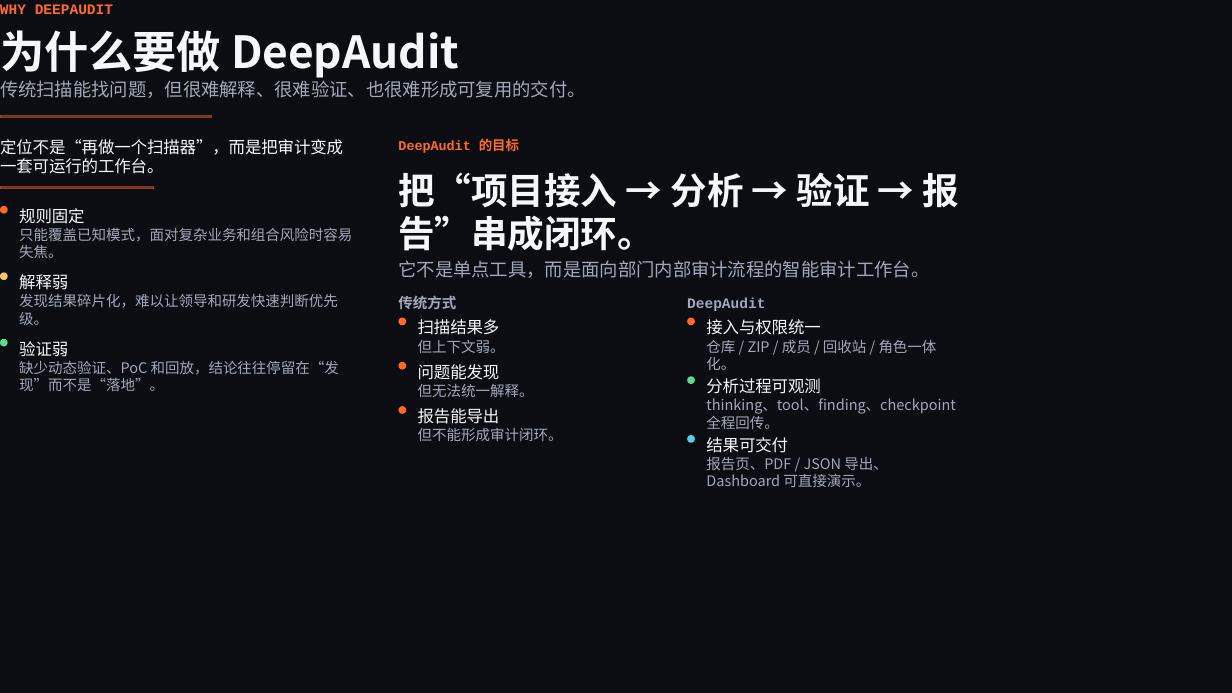
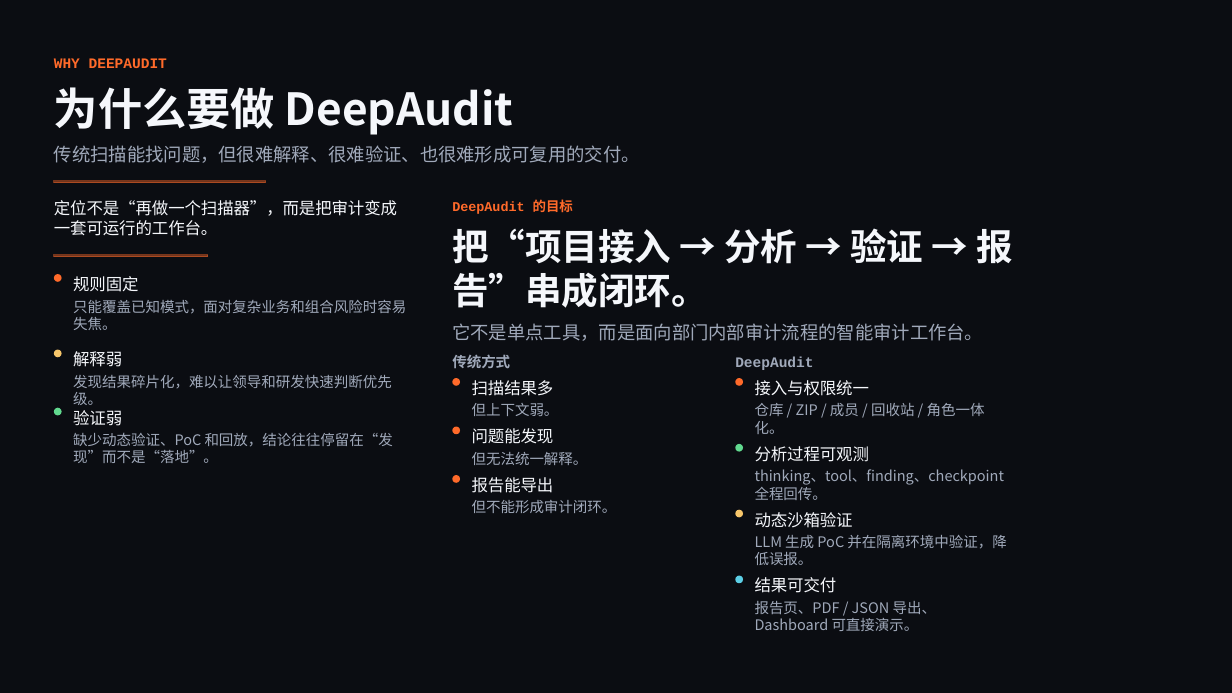
Before and after one commit to zrqg-znb/Focus_Admin, a slide deck: slide 2 of tmp/presentations/deepaudit-report/output/output.pptx. Drawn at 1232x693 pixels with LibreOffice and Linux fonts; fonts in the diff are those of the drawing. Boxes give left, top, right and bottom in pixels: in the first picture for what was removed or moved away, otherwise in the second. Text is boxed around its words. In the diff, an @@ line names an element or a change of style, - is before the commit and + after.

Commit message:
docs(presentation): 更新 DeepAudit 智能审计平台汇报材料
- 重构开场说明，突出平台已从单点功能发展为完整闭环
- 优化 Why DeepAudit 页面布局，调整间距参数并新增沙箱验证要点
- 新增多智能体架构页面，详述 Orchestrator 编排器与专业子 Agent 设计
- 新增工具生态与沙箱验证页面，涵盖 20+ 安全工具和 Docker 隔离执行机制
- 扩展功能全景页面，增加对象模型与主链关系说明
- 完善架构设计页面，细化后端子域划分与核心对象说明
- 重构实现方法页面，强调执行链、遥测健壮性与实时层关键技术
- 新增知识库配置页面，规范分层知识管理与模型参数控制
- 调整演示顺序说明，优化现场操作流程与兜底方案
- 更新阶段成果页面，明确已完成功能与后续发展规划

```diff
--- a/tmp/presentations/deepaudit-report/output/output.pptx
+++ b/tmp/presentations/deepaudit-report/output/output.pptx
@@ text "WHY DEEPAUDIT" moved from (x1=0, y1=4, x2=113, y2=14) to (x1=54, y1=58, x2=167, y2=68) @@
@@ text "为什么要做 DeepAudit" moved from (x1=0, y1=30, x2=459, y2=78) to (x1=54, y1=87, x2=513, y2=135) @@
@@ text "传统扫描能找问题，但很难解释、很难验证、也很难形成可复用的交付。" moved from (x1=0, y1=77, x2=586, y2=98) to (x1=54, y1=145, x2=640, y2=163) @@
@@ 2 texts, 1 ellipse, 1 rectangle moved together from (x1=0, y1=116, x2=505, y2=380) to (x1=54, y1=181, x2=559, y2=444) @@
@@ text "定位不是“再做一个扫描器”，而是把审计变成一套可运行的工作台。" moved from (x1=0, y1=139, x2=343, y2=174) to (x1=54, y1=200, x2=397, y2=236) @@
@@ text "把“项目接入 → 分析 → 验证 ..." moved from (x1=398, y1=172, x2=960, y2=251) to (x1=452, y1=228, x2=1014, y2=308) @@
@@ text "只能覆盖已知模式，面对复杂业务和组合风险时容易失焦。" moved from (x1=19, y1=228, x2=352, y2=258) to (x1=73, y1=300, x2=406, y2=330) @@
@@ text "它不是单点工具，而是面向部门内部审计流程的智能审计工作台。" moved from (x1=398, y1=260, x2=929, y2=278) to (x1=452, y1=323, x2=983, y2=341) @@
@@ ellipse moved from (x1=0, y1=273, x2=7, y2=280) to (x1=54, y1=349, x2=61, y2=357) @@
@@ text "解释弱" moved from (x1=19, y1=274, x2=68, y2=290) to (x1=73, y1=351, x2=122, y2=367) @@
@@ text "发现结果碎片化，难以让领导和研发快速判断优先级。" rewrapped from (x1=19, y1=294, x2=338, y2=325) to (x1=73, y1=375, x2=392, y2=388) @@
@@ 3 texts, 1 ellipse moved together from (x1=398, y1=138, x2=519, y2=335) to (x1=452, y1=199, x2=573, y2=396) @@
@@ 2 texts, 1 ellipse moved together from (x1=687, y1=297, x2=820, y2=335) to (x1=735, y1=356, x2=869, y2=396) @@
@@ text "仓库 / ZIP / 成员 ..." moved from (x1=706, y1=340, x2=937, y2=370) to (x1=755, y1=403, x2=985, y2=434) @@
@@ text "缺少动态验证、PoC 和回放，结论往往停留在“发现”而不是“落地”。" moved from (x1=19, y1=361, x2=339, y2=391) to (x1=73, y1=433, x2=393, y2=463) @@
@@ ellipse moved from (x1=688, y1=376, x2=695, y2=384) to (x1=736, y1=444, x2=743, y2=451) @@
@@ text "分析过程可观测" moved from (x1=706, y1=378, x2=820, y2=394) to (x1=755, y1=446, x2=869, y2=462) @@
@@ 3 texts, 3 ellipses, 1 rectangle moved together from (x1=0, y1=187, x2=500, y2=424) to (x1=54, y1=255, x2=554, y2=493) @@
@@ text "但无法统一解释。" moved from (x1=418, y1=384, x2=534, y2=397) to (x1=472, y1=452, x2=588, y2=465) @@
@@ text "thinking、tool、finding、checkpoint 全程回传。" moved from (x1=706, y1=398, x2=955, y2=429) to (x1=755, y1=469, x2=1004, y2=500) @@
@@ text "但不能形成审计闭环。" moved from (x1=418, y1=428, x2=563, y2=441) to (x1=472, y1=500, x2=617, y2=513) @@
@@ ellipse moved from (x1=688, y1=435, x2=695, y2=443) to (x1=736, y1=510, x2=743, y2=518) @@
@@ ellipse at (x1=736, y1=510, x2=743, y2=518): fill #5CCFE6 to #F7C66B @@
@@ text added at (x1=755, y1=512, x2=853, y2=528), 12.8 pt, text #F5F7FB @@
+动态沙箱验证
@@ text added at (x1=755, y1=535, x2=1006, y2=565), 11.2 pt, text #A0A9BA @@
+LLM 生成 PoC 并在隔离环境中验证，降低误报。
@@ ellipse added at (x1=736, y1=576, x2=743, y2=583), fill #5CCFE6 @@
@@ text "结果可交付" moved from (x1=706, y1=437, x2=788, y2=453) to (x1=755, y1=577, x2=837, y2=593) @@
@@ text "报告页、PDF / JSON 导出、Dashboard 可直接演示。" moved from (x1=706, y1=457, x2=887, y2=487) to (x1=755, y1=601, x2=936, y2=631) @@
```
Also in this commit, not shown: 7 other slides changed, 4 slides added, 1 slide removed, 14 other files.
